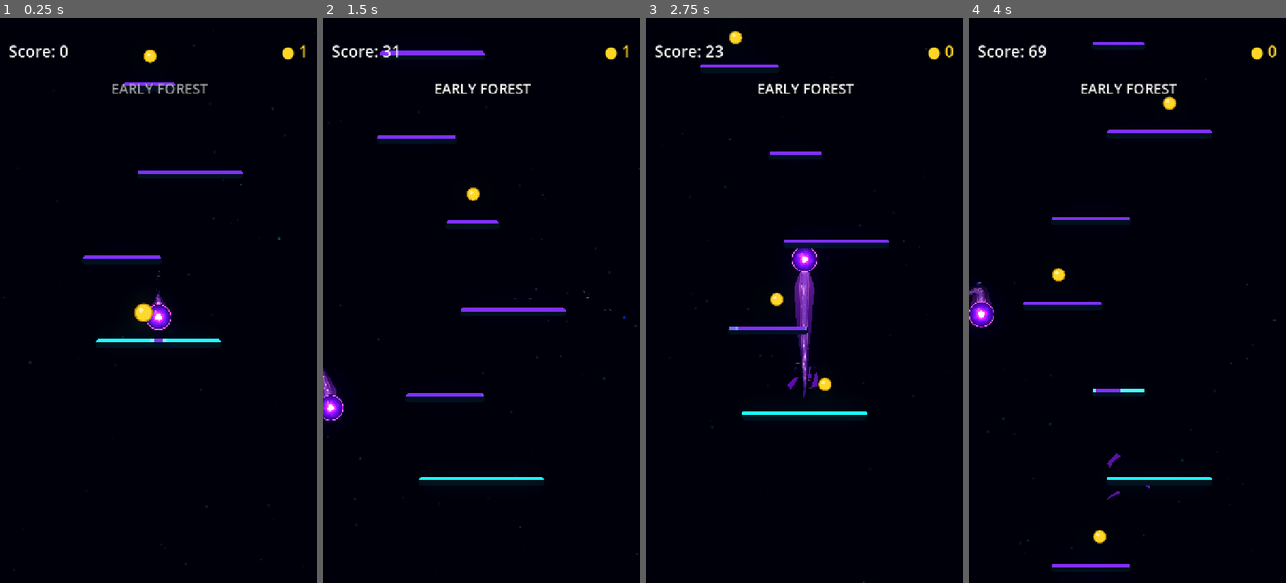
Above: before the commit, frames 1-4 (left to right).
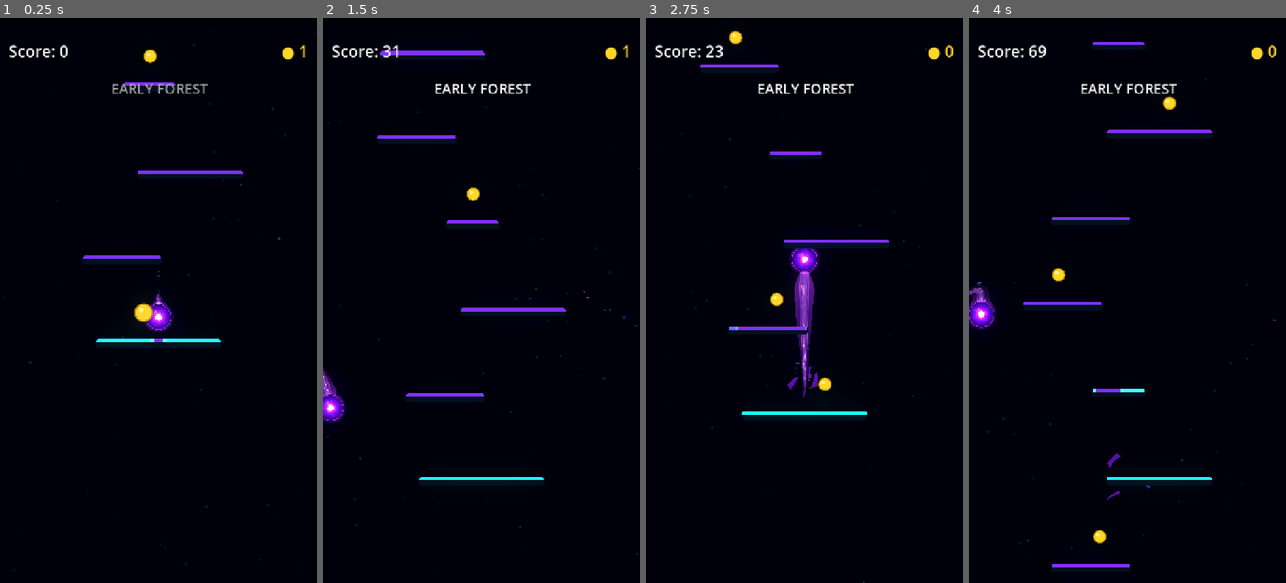
Above: after the commit, the same moments.

Repository: Kryodo/TowerJump
Game: Godot game, scene res://scenes/main.tscn
The game is run twice, just before and just after one commit, with the same random seed, the same clock (stepped at 60 frames per second) and the same inputs.
Inputs (mouse positions are in pixels of both pictures, inside the frame that each line leads up to):
- Up to frame 1 (0.25 s): no input
- Up to frame 2 (1.5 s): move the mouse to (551, 272) at 0.52 s; hold Right (ui_right) 0.53-1.25 s; click (551, 272) at 0.67 s; drag from (418, 328) to (471, 193) at 1.27 s
- Up to frame 3 (2.75 s): click "Nochmal spielen" at 2 s
- Up to frame 4 (4 s): move the mouse to (1159, 176) at 2.77 s; hold Right (ui_right) 2.78-3.5 s; drag from (1111, 413) to (1057, 215) at 3.52 s

The runs differ from the first frame. In frame 1, less than 0.1% of the frame differs, in the area x 45-55%, y 50-56%; in frame 2, less than 0.1%; in frame 3, 0.1%; in frame 4, 0.1%, in the area x 0-9%, y 49-55%.

Commit message:
Replace hard orb rim with a soft energy halo

Diff:
--- a/scenes/ball.gdshader
+++ b/scenes/ball.gdshader
@@ -83,13 +83,13 @@
 	float outer_transition = 1.0 - smoothstep(0.36, 0.99, d);
 	color += transition_color * outer_transition * 0.18;
 
-	// Restore the full orb rim. It is no longer directionally faded, so the
-	// trail cannot cut accidental gaps into the left or right sides.
+	// Keep a restrained interior contour. The broader force-field glow is
+	// rendered behind the orb, so this no longer needs to read as a hard border.
 	float outer_ring =
 		smoothstep(0.90, 0.93, d)
 		-
 		smoothstep(0.956, 0.982, d);
-	color += ring_color * outer_ring * rim_breath * 0.86;
+	color += ring_color * outer_ring * rim_breath * 0.22;
 
 	// The luminous centre gently pulses, but its edge is deliberately organic:
 	// low-frequency angular waves break the perfect circular silhouette.
--- a/scenes/ball.tscn
+++ b/scenes/ball.tscn
@@ -9,6 +9,7 @@
 [ext_resource type="Texture2D" uid="uid://x4vri0ghb2xn" path="res://Assets/energy_particle_atlas.png" id="5_energy_atlas"]
 [ext_resource type="Shader" path="res://scenes/unified_comet.gdshader" id="7_unified_comet"]
 [ext_resource type="Shader" path="res://scenes/trail_aura_shedding.gdshader" id="8_aura_shedding"]
+[ext_resource type="Shader" uid="uid://b6opk25aat210" path="res://scenes/ball_rim_halo.gdshader" id="9_rim_halo"]
 
 [sub_resource type="ShaderMaterial" id="ShaderMaterial_unified_comet"]
 shader = ExtResource("7_unified_comet")
@@ -16,6 +17,11 @@
 
 [sub_resource type="ShaderMaterial" id="ShaderMaterial_aura_shedding"]
 shader = ExtResource("8_aura_shedding")
+
+[sub_resource type="ShaderMaterial" id="ShaderMaterial_rim_halo"]
+shader = ExtResource("9_rim_halo")
+shader_parameter/palette_mode = 0
+shader_parameter/body_radius = 0.755
 
 [sub_resource type="Gradient" id="Gradient_unified_contour"]
 offsets = PackedFloat32Array(0, 0.04, 0.12, 0.44, 0.56, 0.88, 0.96, 1)
@@ -251,6 +257,12 @@
 randomness = 0.65
 process_material = SubResource("ParticleProcessMaterial_comet_fragments")
 
+[node name="RimAura" type="Sprite2D" parent="."]
+material = SubResource("ShaderMaterial_rim_halo")
+z_index = -1
+scale = Vector2(0.62, 0.62)
+texture = ExtResource("3_f7cbr")
+
 [node name="Visual" type="Sprite2D" parent="." unique_id=213819786]
 material = SubResource("ShaderMaterial_4dx81")
 scale = Vector2(0.468, 0.468)
--- /dev/null
+++ b/scenes/ball_rim_halo.gdshader
@@ -0,0 +1,63 @@
+shader_type canvas_item;
+render_mode blend_add;
+
+// This sprite is larger than the orb. The body itself is still drawn by
+// ball.gdshader; this layer contributes only the atmosphere around its edge.
+uniform int palette_mode = 0;
+uniform float rim_breath = 1.0;
+uniform float body_radius : hint_range(0.55, 0.90, 0.001) = 0.755;
+
+void fragment() {
+	vec2 p = UV * 2.0 - 1.0;
+	float d = length(p);
+	float angle = atan(p.y, p.x);
+	float time = TIME;
+
+	// Tiny, slow variations keep the field from reading as a perfect neon ring.
+	float contour_wobble =
+		sin(angle * 3.0 - time * 0.72) * 0.0055
+		+ sin(angle * 5.0 + time * 0.47 + 1.4) * 0.0035;
+	float contour_radius = body_radius + 0.014 + contour_wobble;
+
+	float outside_distance = max(d - body_radius, 0.0);
+	float edge_reveal = smoothstep(body_radius - 0.008, body_radius + 0.035, d);
+	float field_falloff =
+		1.0 - smoothstep(body_radius + 0.105, body_radius + 0.245, d);
+
+	// A compact glow carries the energy at the surface; a wider, softer
+	// component expands outward to create depth instead of a single outline.
+	float near_glow = exp(-pow(outside_distance / 0.070, 2.0));
+	float wide_glow = exp(-pow(outside_distance / 0.165, 2.0));
+
+	float angular_flow =
+		0.5 + 0.5 * sin(
+			angle * 4.0 - time * 0.95
+			+ 0.4 * sin(angle * 2.0 + time * 0.38)
+		);
+	float organic_variation = 0.86 + angular_flow * 0.14;
+
+	float field_strength =
+		(near_glow * 0.20 + wide_glow * 0.105)
+		* edge_reveal
+		* field_falloff
+		* organic_variation
+		* rim_breath;
+
+	float contour = exp(-pow((d - contour_radius) / 0.027, 2.0));
+	float contour_strength = contour * edge_reveal * field_falloff * 0.24 * rim_breath;
+	float strength = clamp(field_strength + contour_strength, 0.0, 0.42);
+
+	vec3 glow_color;
+	vec3 contour_color;
+	if (palette_mode == 1) {
+		glow_color = vec3(0.42, 0.055, 1.0);
+		contour_color = vec3(1.20, 0.45, 2.3);
+	} else {
+		glow_color = vec3(0.045, 0.52, 1.15);
+		contour_color = vec3(0.34, 1.22, 2.35);
+	}
+
+	float contour_mix = clamp(contour_strength / max(strength, 0.001), 0.0, 1.0);
+	vec3 field_color = mix(glow_color, contour_color, contour_mix);
+	COLOR = vec4(field_color, strength);
+}
--- a/scripts/ball_trail.gd
+++ b/scripts/ball_trail.gd
@@ -29,6 +29,7 @@
 @onready var _unified_shape: Polygon2D = get_node_or_null("UnifiedCometShape") as Polygon2D
 @onready var _unified_contour: Line2D = get_node_or_null("UnifiedCometContour") as Line2D
 @onready var _ball_visual: Sprite2D = get_parent().get_node("Visual") as Sprite2D
+@onready var _rim_aura: Sprite2D = get_parent().get_node_or_null("RimAura") as Sprite2D
 
 var _points: Array[Vector2] = []
 var _particle_emitters: Array[GPUParticles2D] = []
@@ -284,6 +285,10 @@
 	var orb_material := _ball_visual.material as ShaderMaterial
 	if orb_material != null:
 		orb_material.set_shader_parameter("rim_breath", rim_breath)
+	if _rim_aura != null:
+		var rim_aura_material := _rim_aura.material as ShaderMaterial
+		if rim_aura_material != null:
+			rim_aura_material.set_shader_parameter("rim_breath", rim_breath)
 	if _unified_contour != null:
 		_unified_contour.modulate = Color(rim_breath, rim_breath, rim_breath, 1.0)
 
@@ -981,6 +986,13 @@
 		orb_material.set_shader_parameter("palette_mode", visual_palette)
 		_ball_visual.material = orb_material
 
+	if _rim_aura != null:
+		var rim_aura_material := _rim_aura.material as ShaderMaterial
+		if rim_aura_material != null:
+			rim_aura_material = rim_aura_material.duplicate() as ShaderMaterial
+			rim_aura_material.set_shader_parameter("palette_mode", visual_palette)
+			_rim_aura.material = rim_aura_material
+
 	if _unified_shape != null:
 		var unified_material := _unified_shape.material as ShaderMaterial
 		if unified_material != null:
